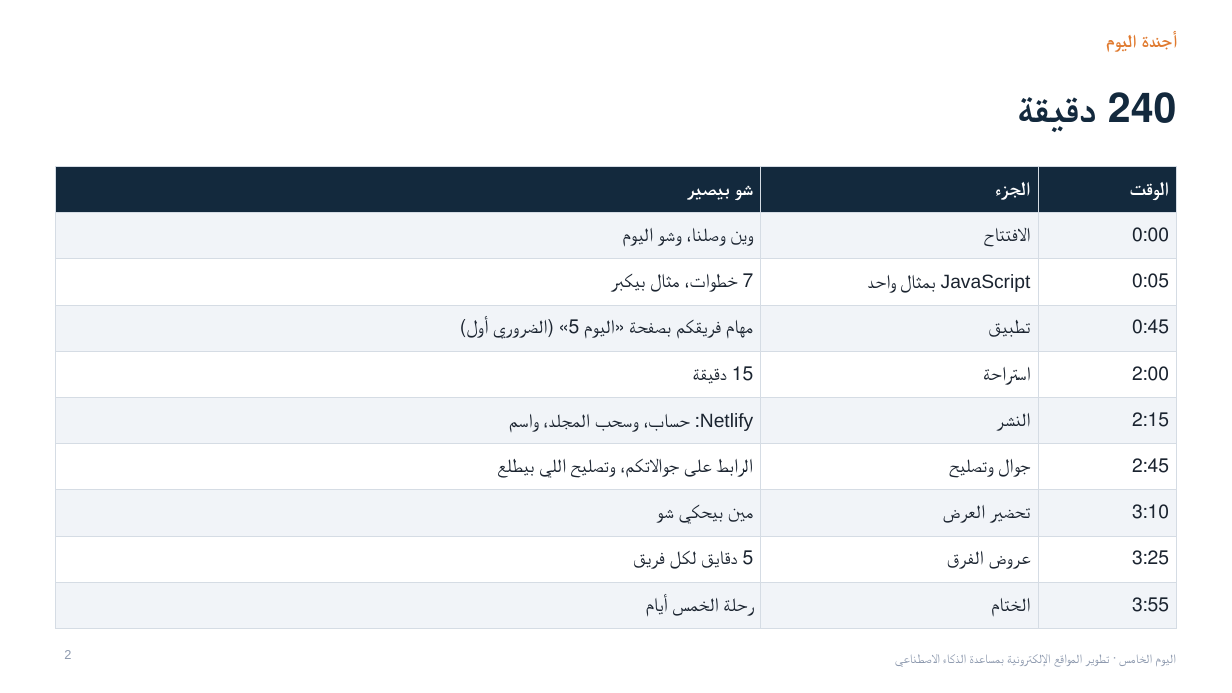
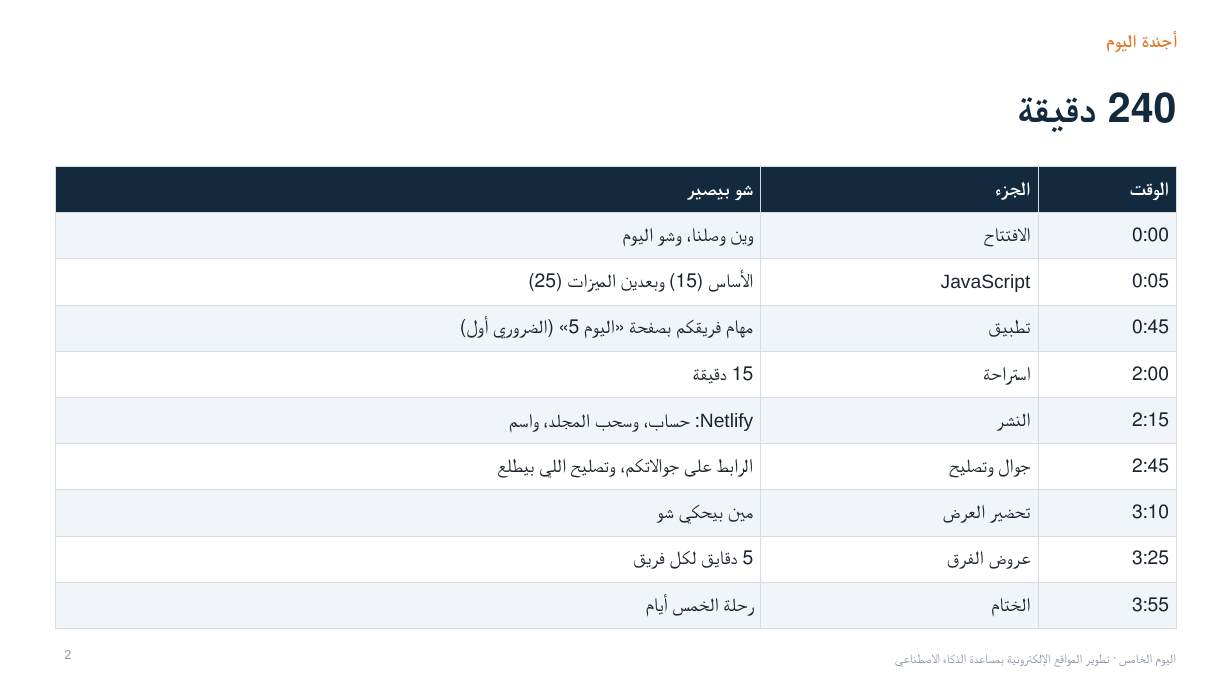
Before and after one commit to husam2304/web-ai-course, a slide deck: slide 2 of decks/out/اليوم-الخامس-النشر-والعرض.pptx. Drawn at 1232x693 pixels with LibreOffice and Linux fonts; fonts in the diff are those of the drawing. Boxes give left, top, right and bottom in pixels: in the first picture for what was removed or moved away, otherwise in the second. Text is boxed around its words. In the diff, an @@ line names an element or a change of style, - is before the commit and + after.

```diff
--- a/decks/out/اليوم-الخامس-النشر-والعرض.pptx
+++ b/decks/out/اليوم-الخامس-النشر-والعرض.pptx
@@ table at [55,166,1177,620] @@
-row 3, column 1: 7 خطوات، مثال بيكبر
+row 3, column 1: الأساس (15) وبعدين الميزات (25)
-row 3, column 2: JavaScript بمثال واحد
+row 3, column 2: JavaScript
```
Also in this commit, not shown: 9 other slides changed, 7 slides added, 1 slide removed, 47 other files.
